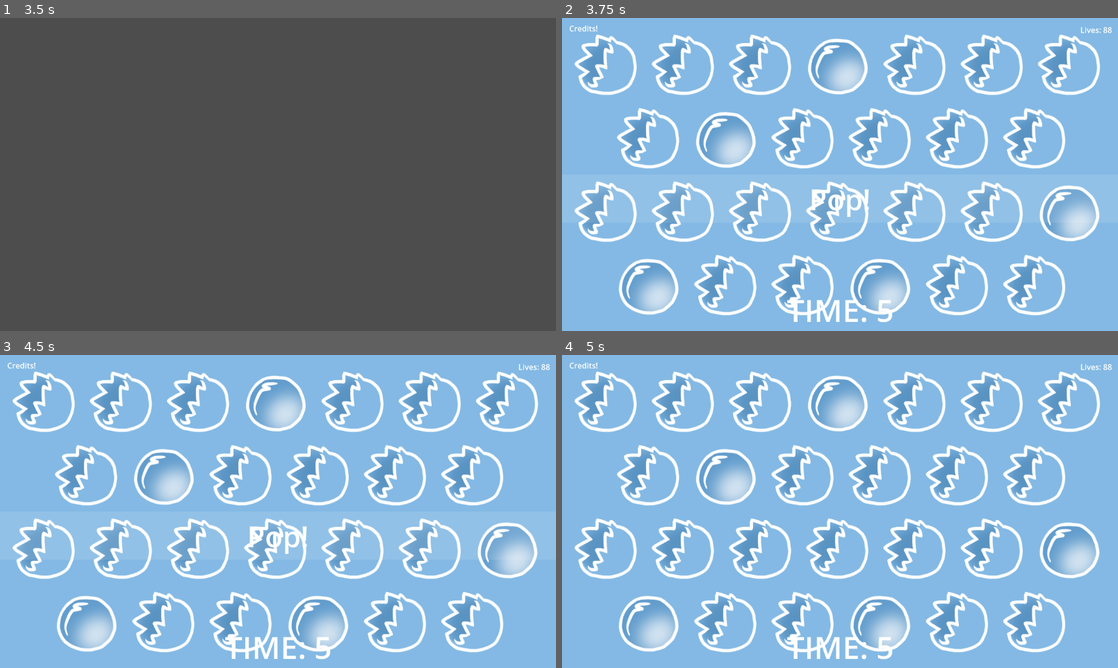
Above: before the commit, frames 1-4 (two rows, left to right).
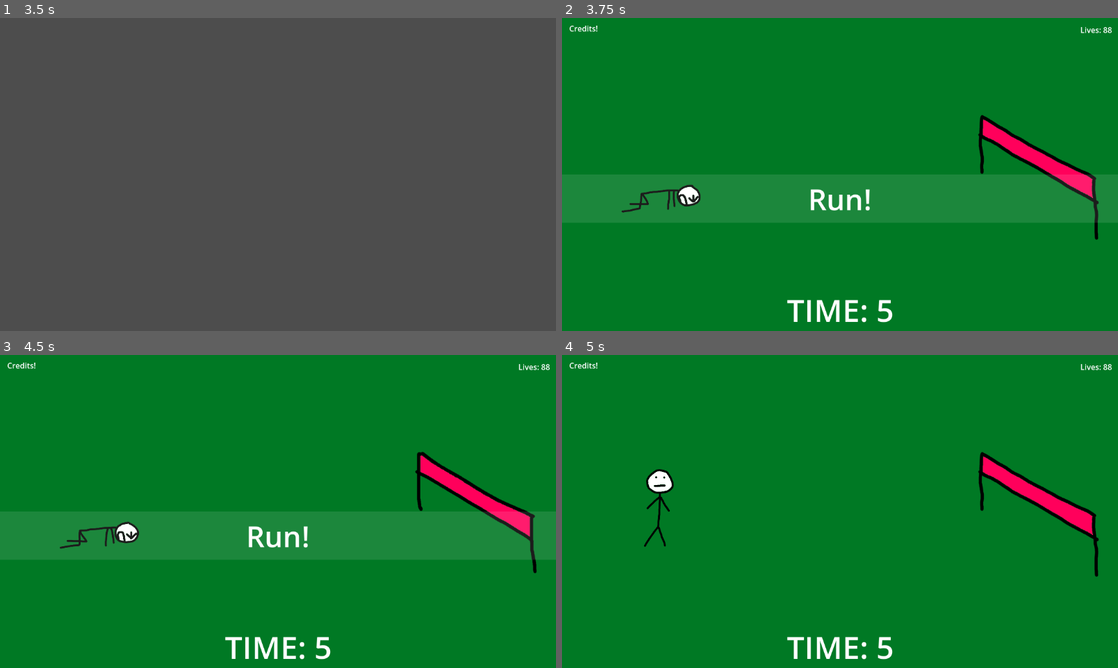
Above: after the commit, the same moments.

Repository: BryanTai/ggj2025-minigames
Game: Godot game, scene res://game_manager/mini_game_manager.tscn
Same seed, same stepped clock (60 frames per second), same inputs: the game is played once before the commit and once after it.
Inputs (mouse positions are in pixels of both pictures, inside the frame that each line leads up to):
- Up to frame 1 (3.5 s): tap Enter at 0.5 s; move the mouse to (400, 158) at 0.52 s; press the mouse at (400, 158) at 0.53 s; hold Right (move_right) 0.53-1.28 s; move the mouse to (166, 190) at 1.27 s; release the mouse at (166, 190) at 1.28 s; hold Down (move_down) 1.28-2.03 s; tap Space (fire) at 1.35 s; click (166, 190) at 1.55 s; move the mouse to (333, 105) at 2.02 s; press the mouse at (333, 105) at 2.03 s; hold Right (move_right) 2.03-2.78 s; move the mouse to (250, 237) at 2.77 s; release the mouse at (250, 237) at 2.78 s; hold Up (move_up) from 2.78 s (still down); click (250, 237) at 2.85 s
- Up to frame 2 (3.75 s): tap Space (fire) at 3.5, 3.6 s; move the mouse to (1006, 221) at 3.52 s; release Up (move_up) at 3.53 s; press the mouse at (1006, 221) at 3.53 s; hold Left (move_left) from 3.53 s (still down)
- Up to frame 3 (4.5 s): keep holding Left (move_left); move the mouse to (44, 401) at 4.27 s; release the mouse at (44, 401) at 4.28 s; click (44, 401) at 4.35 s
- Up to frame 4 (5 s): keep holding Left (move_left)

Frame 1 is identical in both runs. In frame 2, 99% of the frame differs, in the area x 0-100%, y 0-100%; in frame 3, 99%; in frame 4, 100%.

Commit message:
added larkgame
now we're larkin

Diff:
--- /dev/null
+++ b/assets/larkBubblePopper/scenes/lark_bubble.tscn
@@ -0,0 +1,18 @@
+[gd_scene load_steps=4 format=3 uid="uid://x5w5lpuq8u4y"]
+
+[ext_resource type="Script" path="res://assets/larkBubblePopper/scripts/lark_bubble.gd" id="1_hly41"]
+[ext_resource type="Texture2D" uid="uid://dt2qtytnv7hg" path="res://assets/larkBubblePopper/sprites/larkbubble.png" id="2_73sc4"]
+
+[sub_resource type="CircleShape2D" id="CircleShape2D_kycyv"]
+
+[node name="larkBubble" type="Area2D"]
+position = Vector2(589, 350)
+script = ExtResource("1_hly41")
+
+[node name="Sprite2D" type="Sprite2D" parent="."]
+scale = Vector2(4.3213, 4.3213)
+texture = ExtResource("2_73sc4")
+
+[node name="CollisionShape2D" type="CollisionShape2D" parent="."]
+scale = Vector2(-8.99426, -8.99426)
+shape = SubResource("CircleShape2D_kycyv")
--- /dev/null
+++ b/assets/larkBubblePopper/scripts/lark_bubble.gd
@@ -0,0 +1,20 @@
+extends Area2D
+const SPEED: int = 150
+var iscat: bool = false
+func _ready() -> void:
+	# BorkStick - On this day, 2025-01-24, the noble Borkstick bestowed their redeem to complete that Final Fantasy quote thingamajig. Little did they know, they couldn’t be bothered to look it up. Truly a tale of legend... or laziness.
+	var randomcat = randi_range(1,100)
+	if(randomcat > 70):
+		iscat = true
+		$Sprite2D.texture = load("res://assets/larkBubblePopper/sprites/larkcatbubble.png")
+
+func _process(delta: float) -> void:
+	position = Vector2(position.x, position.y - (delta * SPEED))
+
+
+func _input_event(viewport: Viewport, event: InputEvent, shape_idx: int):
+	if event.is_action_pressed("leftClick"):
+		if(iscat):
+			print("you clicked")
+			$"..".bubbleWasPopped()
+			queue_free()
--- /dev/null
+++ b/assets/larkBubblePopper/scripts/lark_bubble_popper.gd
@@ -0,0 +1,156 @@
+### README -bryan
+# This Template script is intended to be a starting guide for making your own MiniGame
+# COPY/PASTE the code into your own MiniGame script and add your logic
+## DO NOT EDIT THIS FILE
+
+## TL;DR What You Need To Do:
+# 1) Create a new MiniGame scene and script
+# 2A) If you're starting from scratch, copy/paste the contents of this file into your minigame script to get started
+# 2B) If you're importing a game, make sure the top of your script has the "extends BaseMiniGame" line
+# 3) Make sure _ready() and _process() have the "super()" call inside their bodies
+# 4) Set the intro text with "instruction_text = "Replace me with instructions!" "
+# 5) Trigger the Win and Lose with "trigger_game_lose()" and "trigger_game_win()"
+# 6A) If the MiniGame has no logic that runs before or after the PLAYING state, add your code into _ready() and _process() as normal
+#	By default, the MiniGame will automatically disable all nodes at the beginning and enable them once the player has control
+#	This can be disabled using the "disable_minigame_during_intro_and_outro" flag
+# 6B) if you want the game to do stuff before the timer starts or after the game ends, read my notes about STATES below
+
+## MINIGAME STATES
+# There are 4 states that a Mini Game can be in:
+#	1) PREPARING,	Game loads in, player has no control, instructions displayed
+#	2) PLAYING, 	Player has control
+#	3A) WIN, 		Player reaches the win condition, no longer has control
+#	3B) LOSE, 		Either the player has reached a losing condition or has run out of time, no longer has control
+## The MiniGame can only be in 1 state at a time
+# See "BaseMiniGame.MiniGameState" and "BaseMiniGame.current_state"
+
+## SWITCHING STATES
+# Every State has an Event Function for Start, Process, and End
+# The Process event for "current_state" will trigger every frame (similar to Unity's Update() function)
+# When the "current_state" is changed from an old state to a new state, it will trigger the Start event of the new state
+# On the same frame, the End event of the old state will also trigger
+## BaseMiniGame and MiniGameManager will automatically handle switching states and TimeOuts
+## New MiniGame scripts don't need to worry about implementing any of this
+
+## STATE FUNCTIONS
+# BaseMiniGame has functions for each state that are designed to be overridden:
+# 	"_on_start_XXX_state"
+# 	"_on_end_XXX_state"
+# 	"_process_XXX_state"
+## You can add your game logic into these functions (found at the bottom of this file) to limit which state they get called in
+# By default, the MiniGame will disable all nodes during any state that isn't PLAYING
+# as a result, you can use the _process() function as "_process_playing_state()" if you don't care about doing anything in PREPARING, WIN, or LOSE
+
+## TRIGGERING WIN/LOSE
+# There are two custom functions that will signal to the Manager that the game is over:
+#	trigger_game_lose()
+#	trigger_game_win()
+## You need to add these functions into your minigame script for the game to end properly
+# Additionally, the MiniGameManager will signal the MiniGame when the Timer runs out using this function:
+#	_on_time_out()
+# By default, this will trigger the LOSE state
+## You can override this function if the MiniGame makes a check for win/lose at timeout
+
+extends BaseMiniGame
+
+var larkBubble = load("res://assets/larkBubblePopper/scenes/lark_bubble.tscn")
+var bubblesPopped = 0
+var currentFrame = 0
+
+# Called when the node enters the scene tree for the first time.
+func _ready() -> void:
+	super() ## Do not remove this super() call!
+	instruction_text = "Click the -CAT- bubbles" # This text will display during the PREPARING phase
+	## Put any logic you'd like to happen at the beginning of your minigame here!
+
+# Called every frame. 'delta' is the elapsed time since the previous frame.
+func _process(delta: float) -> void:
+	super(delta) ## This line will process the State machine! DO NOT REMOVE
+	## Use this _process function for your game logic!
+	currentFrame += 1
+	# Bouncy: Tell me. For whom do you fight? Hmph! How very glib. And do you believe in Eorzea? Eorzea's unity is forged of falsehoods. Its city-states are built on deceit. And its faith is an instrument of deception. It is naught but a cobweb of lies. To believe in Eorzea is to believe in nothing. In Eorzea, the beast tribes often summon gods to fight in their stead--though your comrades only rarely respond in kind. Which is strange, is it not? Are the "Twelve" otherwise engaged? I was given to understand
+	# Gogozi: they were your protectors. If you truly believe them your guardians, why do you not repeat the trick that served you so well at Carteneau, and call them down? They will answer--so long as you lavish them with crystals and gorge them on aether. Your gods are no different than those of the beasts--eikons every one. Accept but this, and you will see how Eorzea's faith is bleeding the land dry. Nor is this unknown to your masters. Which prompts the question: Why do they cling to these false deities
+	if(currentFrame % 100) == 0:
+		for i in 5:
+			# demonknighz: creemdom
+			var bubbleinstance = larkBubble.instantiate() as Area2D
+			$".".add_child(bubbleinstance)
+			var randomPos = Vector2(randi_range(1,1000),645)
+			bubbleinstance.set_position(randomPos)
+			print(currentFrame)
+
+
+
+	# Here's an example
+	## TODO: Use these 2 functions to trigger WIN or LOSE
+	#if(instruction_text == "Replace me with instructions!"):
+	#	trigger_game_lose()
+	#else:
+	#   trigger_game_win()
+
+func bubbleWasPopped() -> void:
+	bubblesPopped += 1
+	print(bubblesPopped)
+	if(bubblesPopped > 5):
+		trigger_game_win()
+
+
+# A signal from the MiniGameManager that time has run out
+## TODO: Override this function if your MiniGame checks the win condition on TimeOut
+#func _on_timeout() -> void:
+#	trigger_game_lose()
+
+
+### STATE SPECIFIC FUNCTIONS
+# Add your game logic to these functions! See README at the top of this file for more info
+# You probably won't need all of them so feel free to delete unused ones
+
+## PREPARE STATE
+
+# Called at the beginning of the game
+#func _on_start_preparing_state() -> void:
+#	# By default, this disables all Nodes in the minigame. Overwrite this if you want something else
+#	pass
+
+# Called every frame while minigame is in the PREPARING state
+#func _process_preparing_state(delta: float) -> void:
+#	pass
+
+# Called once when the PREPARING state ends
+#func _on_end_preparing_state() -> void:
+#	# By default, this enables all disabled Nodes in the minigame
+#	pass
+
+## PLAYING STATE
+
+# Called once when entering the PLAYING state (e.g. once the player gains control)
+#func _on_start_playing_state() -> void:
+#	pass
+
+# Called every frame while minigame is in the PLAYING state
+#func _process_playing_state(delta: float) -> void:
+	#pass
+
+# Called once when the PLAYING state ends (e.g. Win or Lose)
+#func _on_end_playing_state() -> void:
+#	pass
+
+## WIN STATE
+
+# Called once when entering the WIN state
+#func _on_start_win_state() -> void:
+#	pass
+
+# Called every frame while minigame is in the WIN state
+#func _process_win_state(delta: float) -> void:
+#	pass
+
+## LOSE STATE
+
+# Called once when entering the LOSE state
+#func _on_start_lose_state() -> void:
+#	pass
+
+# Called every frame while minigame is in the LOSE state
+#func _process_lose_state(delta: float) -> void:
+#	pass
--- /dev/null
+++ b/minigame_scenes/larkBubblePopper.tscn
@@ -0,0 +1,10 @@
+[gd_scene load_steps=3 format=3 uid="uid://dlbrb8rkyoydd"]
+
+[ext_resource type="Script" path="res://assets/larkBubblePopper/scripts/lark_bubble_popper.gd" id="1_1jim0"]
+[ext_resource type="PackedScene" uid="uid://x5w5lpuq8u4y" path="res://assets/larkBubblePopper/scenes/lark_bubble.tscn" id="2_83ys0"]
+
+[node name="larkBubblePopper" type="Node2D"]
+script = ExtResource("1_1jim0")
+
+[node name="larkBubble" parent="." instance=ExtResource("2_83ys0")]
+position = Vector2(584, 645)
--- a/project.godot
+++ b/project.godot
@@ -18,6 +18,10 @@
 [display]
 
 window/stretch/mode="viewport"
+
+[filesystem]
+
+import/blender/enabled=false
 
 [input]
 
@@ -50,6 +54,11 @@
 "events": [Object(InputEventKey,"resource_local_to_scene":false,"resource_name":"","device":-1,"window_id":0,"alt_press …(191 unchanged characters)…
 ]
 }
+leftClick={
+"deadzone": 0.5,
+"events": [Object(InputEventMouseButton,"resource_local_to_scene":false,"resource_name":"","device":-1,"window_id":0,"alt_pressed":false,"shift_pressed":false,"ctrl_pressed":false,"meta_pressed":false,"button_mask":0,"position":Vector2(0, 0),"global_position":Vector2(0, 0),"factor":1.0,"button_index":1,"canceled":false,"pressed":false,"double_click":false,"script":null)
+]
+}
 
 [rendering]
 
Binary file added: assets/larkBubblePopper/sprites/larkbubble.png
Not shown, added: assets/larkBubblePopper/sprites/larkbubble.png.import
Binary file added: assets/larkBubblePopper/sprites/larkcatbubble.png
Not shown, added: assets/larkBubblePopper/sprites/larkcatbubble.png.import
